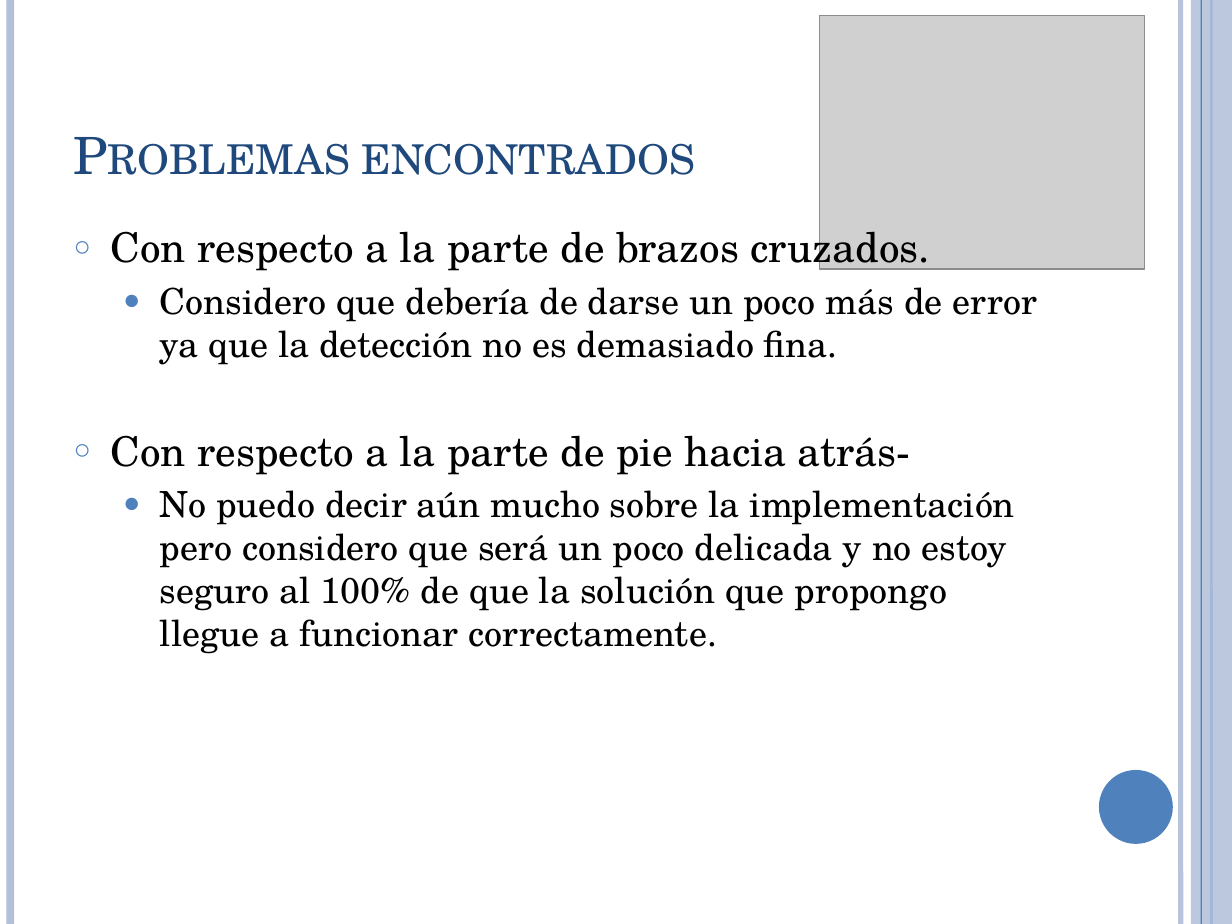
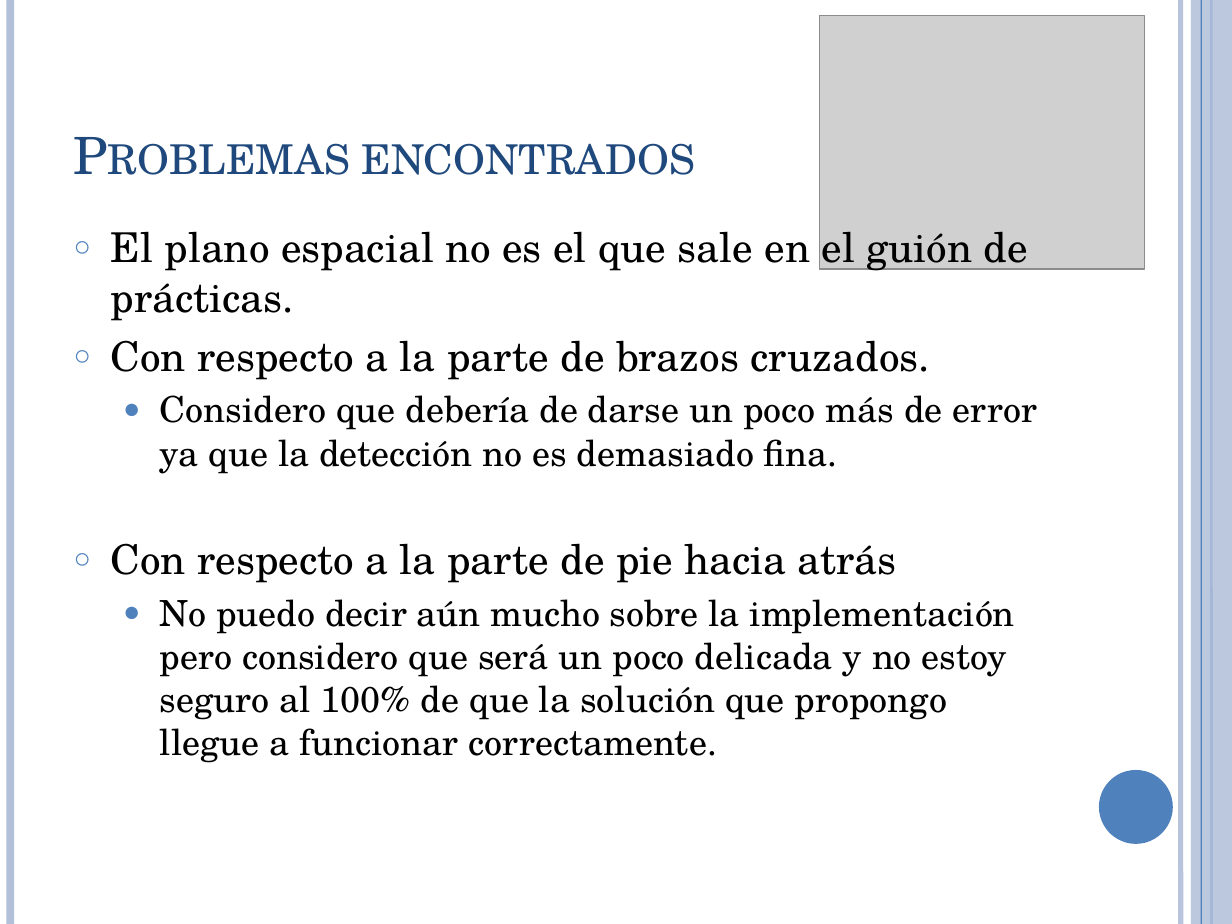
Before and after one commit to Jick9536/juliostuff, a slide deck: slide 11 of P1/presentación del jueves/presentación movimiento 15.pptx. Drawn at 1232x924 pixels with LibreOffice and Linux fonts; fonts in the diff are those of the drawing; grey boxes stand for pictures. Boxes give left, top, right and bottom in pixels: in the first picture for what was removed or moved away, otherwise in the second. Text is boxed around its words. In the diff, an @@ line names an element or a change of style, - is before the commit and + after.

```diff
--- a/P1/presentación del jueves/presentación movimiento 15.pptx
+++ b/P1/presentación del jueves/presentación movimiento 15.pptx
@@ text at bbox=[111, 231, 1028, 321]: paragraph added @@
+○ El plano espacial no es el que sale en el guión de prácticas.
@@ text at bbox=[111, 543, 897, 583]: text changed @@
-○ Con respecto a la parte de pie hacia atrás-
+○ Con respecto a la parte de pie hacia atrás
```
Also in this commit, not shown: 3 other files.
